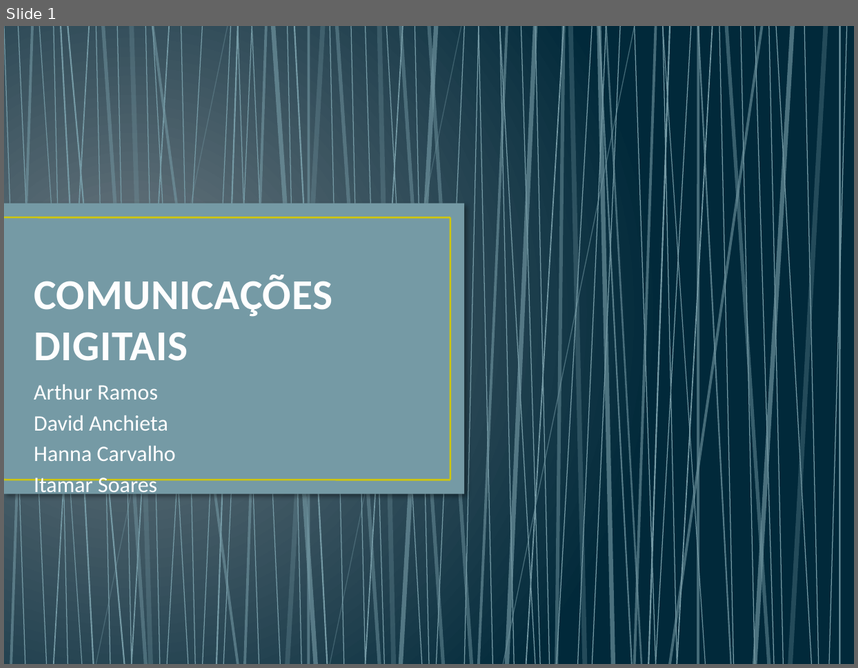
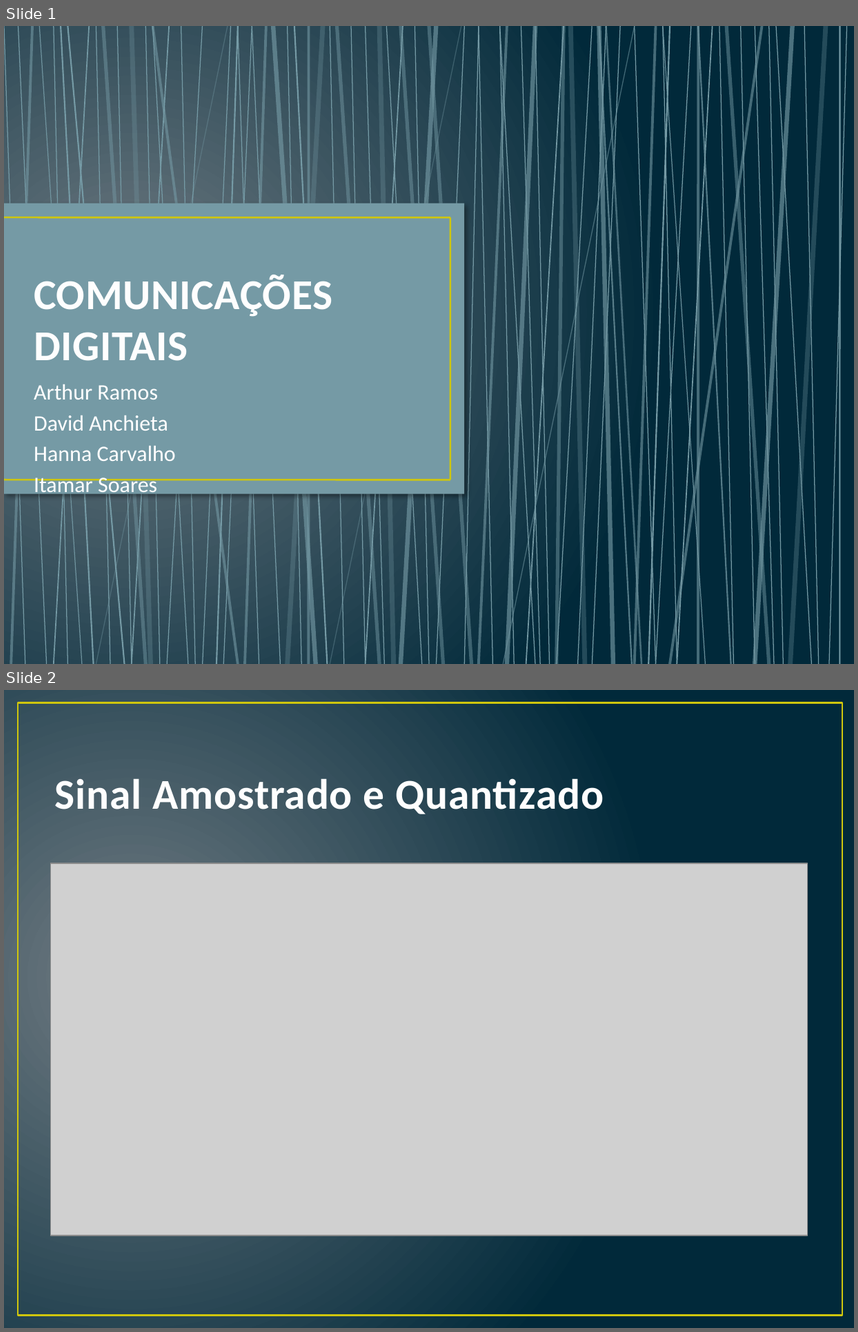
Before and after one commit to danchieta/comDigitais2016, a slide deck: COMUNICAÇÕES DIGITAIS.pptx. Shown one above the other, each under a label of ours: slide 1 before the commit, slides 1 and 2 after it. The pictures are 858x668 and 858x1332 pixels, drawn with LibreOffice and Linux fonts; fonts in the diff are those of the drawing; grey boxes stand for pictures. Boxes give left, top, right and bottom in pixels: in the first picture for what was removed or moved away, otherwise in the second. Text is boxed around its words. In the diff, an @@ line names an element or a change of style, - is before the commit and + after.

```diff
--- a/COMUNICAÇÕES DIGITAIS.pptx
+++ b/COMUNICAÇÕES DIGITAIS.pptx
@@ slide 2 added at bbox=[4, 690, 854, 1328], background gradient #717C84 to #01293A @@
@@ rectangle added at bbox=[18, 702, 842, 1315], outline #CFC60D 1.5 pt @@
@@ title added at bbox=[55, 778, 604, 814], 36 pt, text #FEFEFE, bold @@
+Sinal Amostrado e Quantizado
@@ picture added at bbox=[51, 863, 807, 1236] @@
```
Also in this commit, not shown: 8 other slides added, 6 slides removed, 1 other file.
